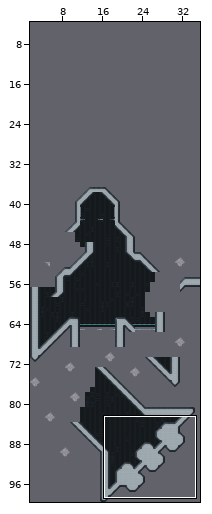
Tiled map (JSON), stored at core/assets/levels/level_2/level_3.tmj. The picture above shows the old version from afar; the outline marks the close-up.
Close-up. Before:
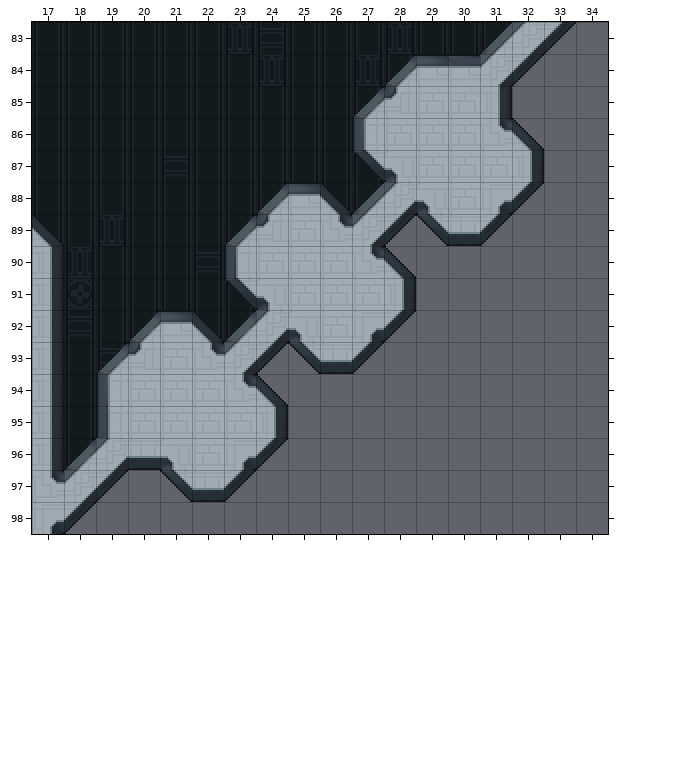
Cells are 16x16 px. Shown: x 17..34, y 83..98. The commit also changed other parts of the map, which this record leaves out. The old version is drawn lined up with the new one.
The same view after the edit:
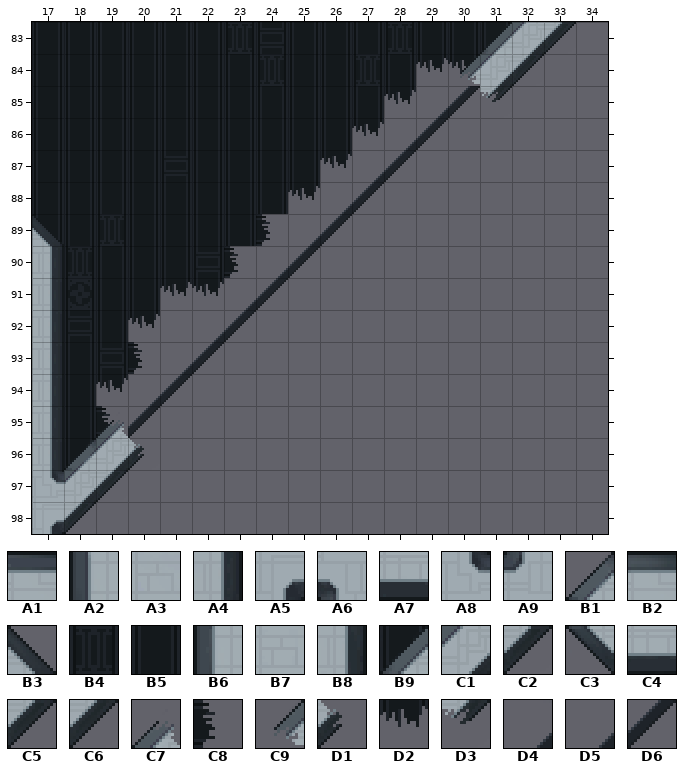
Key: from "space-tiles": A1 2, A2 17, A3 18, A4 19, A5 28, A6 30, A7 34, A8 60, A9 62, B1 69, B2 70, B3 71, B4 81 "Background", B5 82 "Background", B6 85, B7 86, B8 87, B9 88, C1 89, C2 90, C3 101, C4 102, C5 103, C6 105, C7 142, C8 152 "Background", C9 157, D1 159, D2 167 "Background", D3 174, D4 217 "Background", D5 232 "Background", D6 233 "Background".
__ is an empty cell, .. an unchanged one.
See-through tiles are keyed as they look on the map.
Difference:
map size 36x76 -> 36x100 cells (old content now starts at 0,24; both pictures use the new coordinates)
--- layer "ForegroundBack"
@@ x 19..30 @@
-84 .. .. .. .. .. .. .. .. .. .. __ __
-85 .. .. .. .. .. .. .. .. .. B5 __ __
-86 .. .. .. .. .. .. .. .. __ __ __ ..
-87 .. .. .. .. .. .. .. B5 B5 __ .. ..
-88 .. .. .. .. .. .. __ B5 B5 .. .. ..
-89 .. .. .. .. .. __ __ __ .. .. .. ..
-90 .. .. .. .. B5 __ __ .. .. .. .. ..
-91 .. .. B5 B5 B5 B4 .. .. .. .. .. ..
-92 .. B5 .. B5 B5 .. .. .. .. .. .. ..
-93 .. __ __ __ .. .. .. .. .. .. .. ..
-94 __ __ __ .. .. .. .. .. .. .. .. ..
-95 __ __ .. .. .. .. .. .. .. .. .. ..
+84 .. .. .. .. .. .. .. .. .. .. D2 D2
+85 .. .. .. .. .. .. .. .. .. D2 D4 D6
+86 .. .. .. .. .. .. .. .. D2 D4 D6 ..
+87 .. .. .. .. .. .. .. D2 D4 D6 .. ..
+88 .. .. .. .. .. .. D2 D4 D6 .. .. ..
+89 .. .. .. .. .. C8 D5 D6 .. .. .. ..
+90 .. .. .. .. C8 D4 D6 .. .. .. .. ..
+91 .. .. D2 D2 D4 D6 .. .. .. .. .. ..
+92 .. D2 .. D5 D6 .. .. .. .. .. .. ..
+93 .. C8 D5 D6 .. .. .. .. .. .. .. ..
+94 D2 D5 D6 .. .. .. .. .. .. .. .. ..
+95 C8 D6 .. .. .. .. .. .. .. .. .. ..
--- layer "Foreground"
@@ x 19..32 @@
-84 .. .. .. .. .. .. .. .. .. B1 B2 A1 .. ..
-85 .. .. .. .. .. .. .. .. B1 A9 B7 A3 A4 ..
-86 .. .. .. .. .. .. .. .. B6 B7 B7 B7 A8 B3
-87 .. .. .. .. .. .. .. .. C3 A6 B7 B7 B7 B8
-88 .. .. .. .. .. B1 B2 B3 B9 C1 A6 B7 A5 C5
-89 .. .. .. .. B1 A9 B7 A8 C1 C6 C3 C4 C5 ..
-90 .. .. .. .. B6 B7 B7 B7 A8 B3 .. .. .. ..
-91 .. .. .. .. C3 A6 B7 B7 B7 B8 .. .. .. ..
-92 .. B1 B2 B3 B1 C1 A6 B7 A5 C5 .. .. .. ..
-93 B1 A9 B7 A8 C1 C2 C3 C4 C5 .. .. .. .. ..
-94 B6 B7 B7 B7 A8 B3 .. .. .. .. .. .. .. ..
-95 A2 B7 B7 B7 B7 B8 .. .. .. .. .. .. .. ..
-96 .. A7 A6 B7 A5 C5 .. .. .. .. .. .. .. ..
-97 .. .. C3 C4 C5 .. .. .. .. .. .. .. .. ..
+84 .. .. .. .. .. .. .. .. .. __ __ C9 .. ..
+85 .. .. .. .. .. .. .. .. __ __ __ __ D3 ..
+86 .. .. .. .. .. .. .. .. __ __ __ __ __ __
+87 .. .. .. .. .. .. .. .. __ __ __ __ __ __
+88 .. .. .. .. .. __ __ __ __ __ __ __ __ __
+89 .. .. .. .. __ __ __ __ __ __ __ __ __ ..
+90 .. .. .. .. __ __ __ __ __ __ .. .. .. ..
+91 .. .. .. .. __ __ __ __ __ __ .. .. .. ..
+92 .. __ __ __ __ __ __ __ __ __ .. .. .. ..
+93 __ __ __ __ __ __ __ __ __ .. .. .. .. ..
+94 __ __ __ __ __ __ .. .. .. .. .. .. .. ..
+95 C7 __ __ __ __ __ .. .. .. .. .. .. .. ..
+96 .. D1 __ __ __ __ .. .. .. .. .. .. .. ..
+97 .. .. __ __ __ .. .. .. .. .. .. .. .. ..
